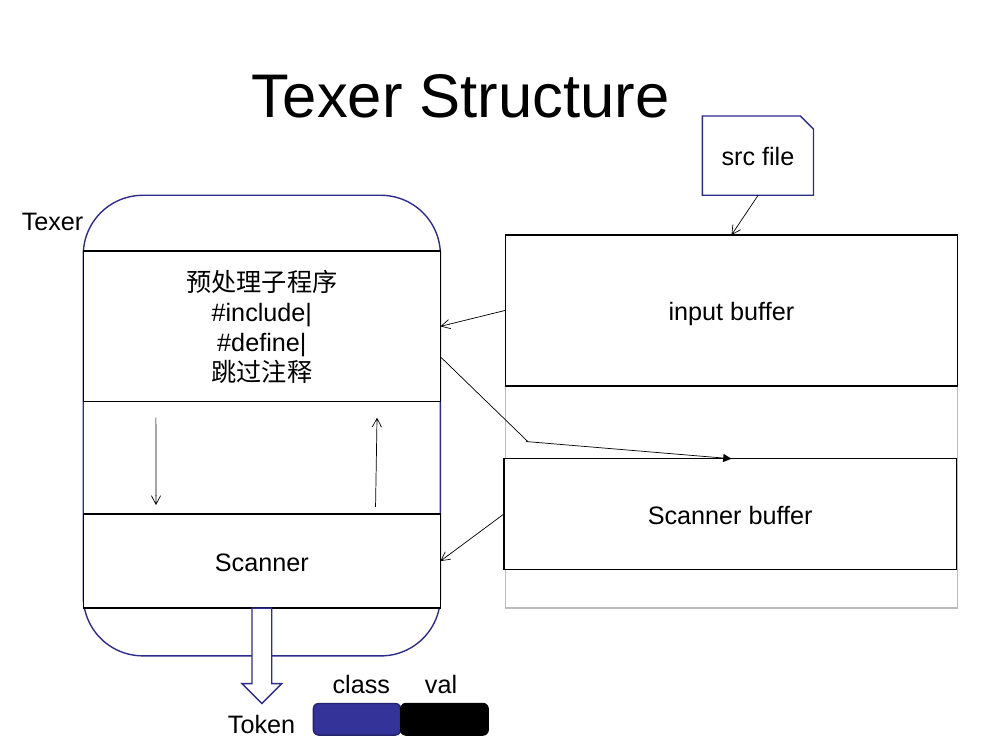
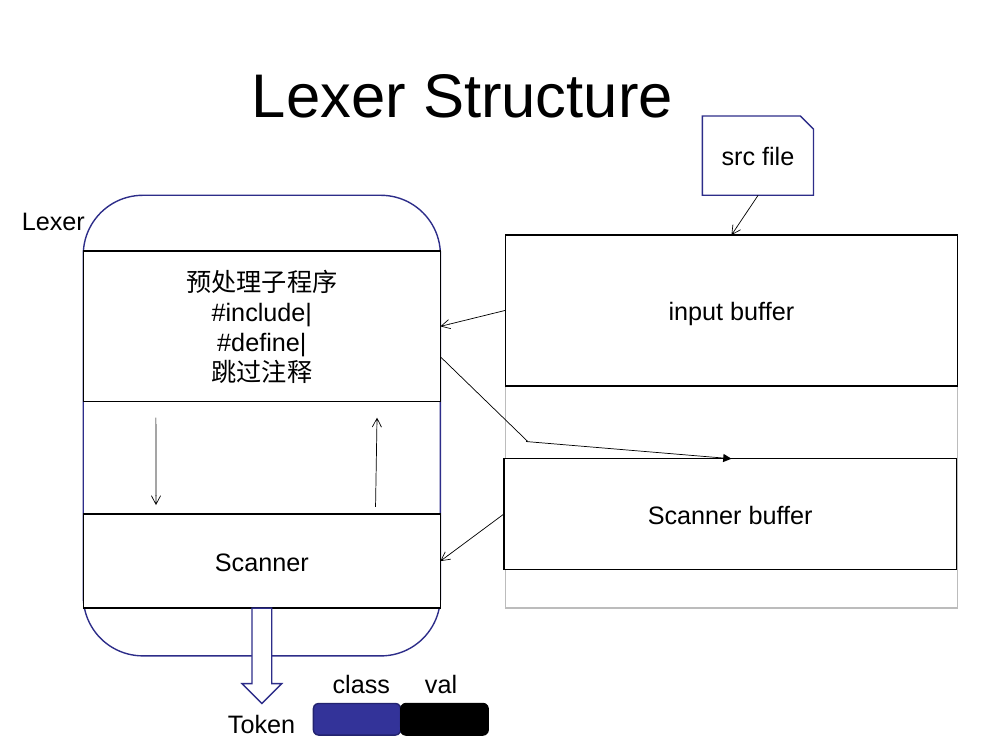
Before and after one commit to linln1/CppLexer, a slide deck: slide 7 of MyLexer.ppt. Drawn at 1008x756 pixels with LibreOffice and Linux fonts; fonts in the diff are those of the drawing. Boxes give left, top, right and bottom in pixels: in the first picture for what was removed or moved away, otherwise in the second. Text is boxed around its words. In the diff, an @@ line names an element or a change of style, - is before the commit and + after.

```diff
--- a/MyLexer.ppt
+++ b/MyLexer.ppt
@@ title at [252,74,673,118]: text changed @@
-Texer Structure
+Lexer Structure
@@ text at [22,212,85,231]: text changed @@
-Texer
+Lexer
```
Also in this commit, not shown: 3 other slides changed, 12 other files.
